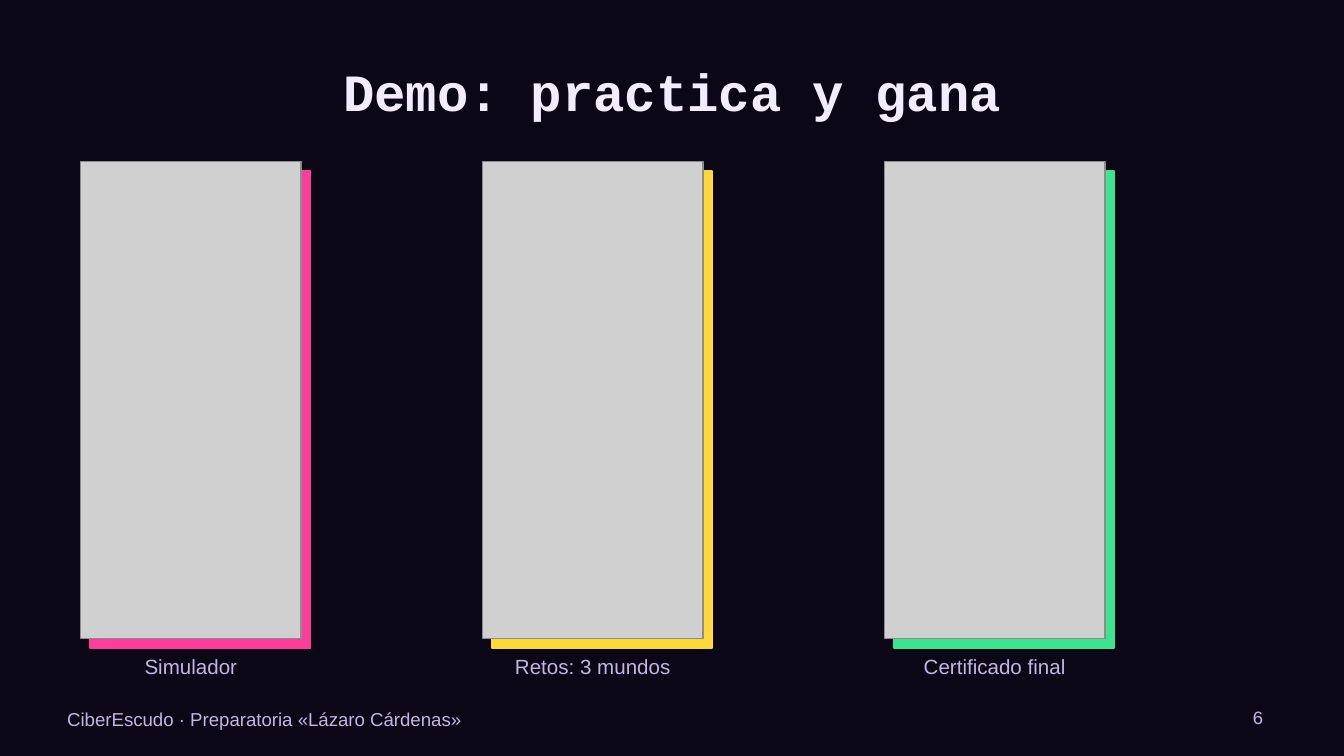
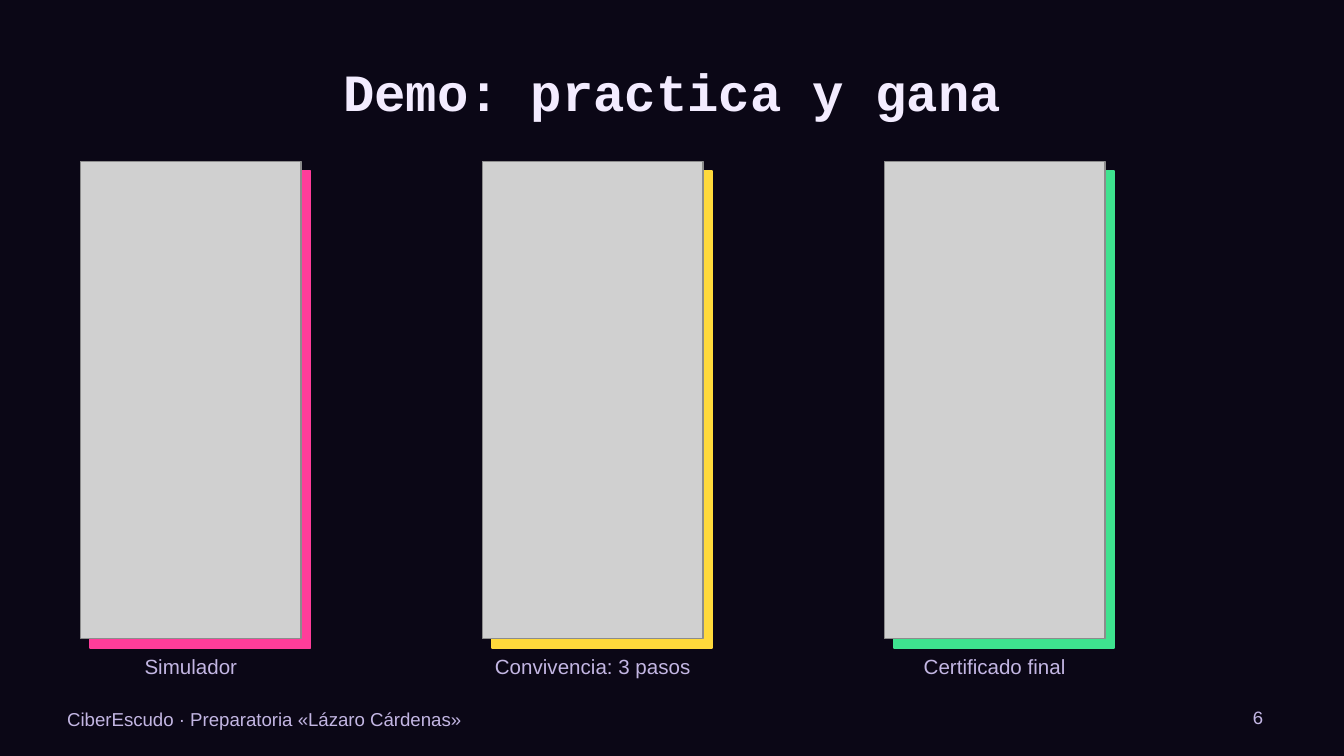
Before and after one commit to Biggu-Bosu/DESCARGAS, a slide deck: slide 6 of ciberescudo/entregables/GUION.pptx. Drawn at 1344x756 pixels with LibreOffice and Linux fonts; fonts in the diff are those of the drawing; grey boxes stand for pictures. Boxes give left, top, right and bottom in pixels: in the first picture for what was removed or moved away, otherwise in the second. Text is boxed around its words. In the diff, an @@ line names an element or a change of style, - is before the commit and + after.

```diff
--- a/ciberescudo/entregables/GUION.pptx
+++ b/ciberescudo/entregables/GUION.pptx
@@ text at bbox=[495, 659, 690, 679]: text changed @@
-Retos: 3 mundos
+Convivencia: 3 pasos
```
Also in this commit, not shown: 7 other slides changed, 3 other files.
